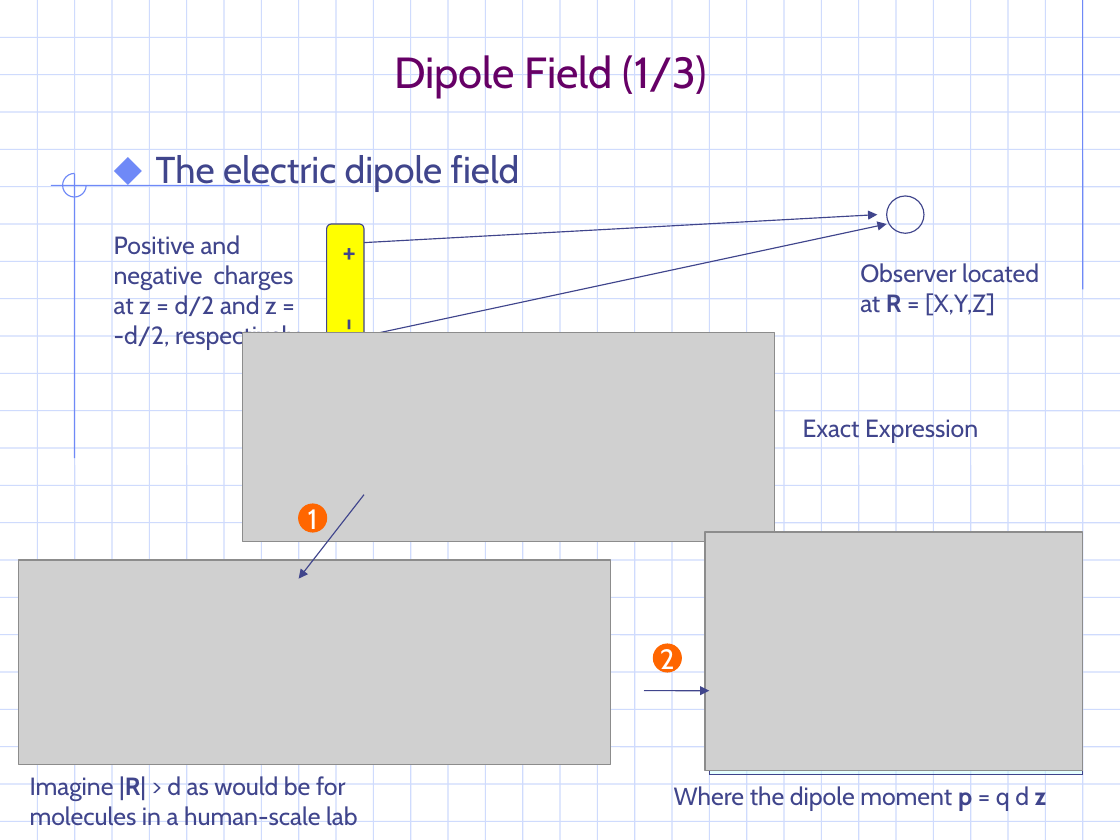
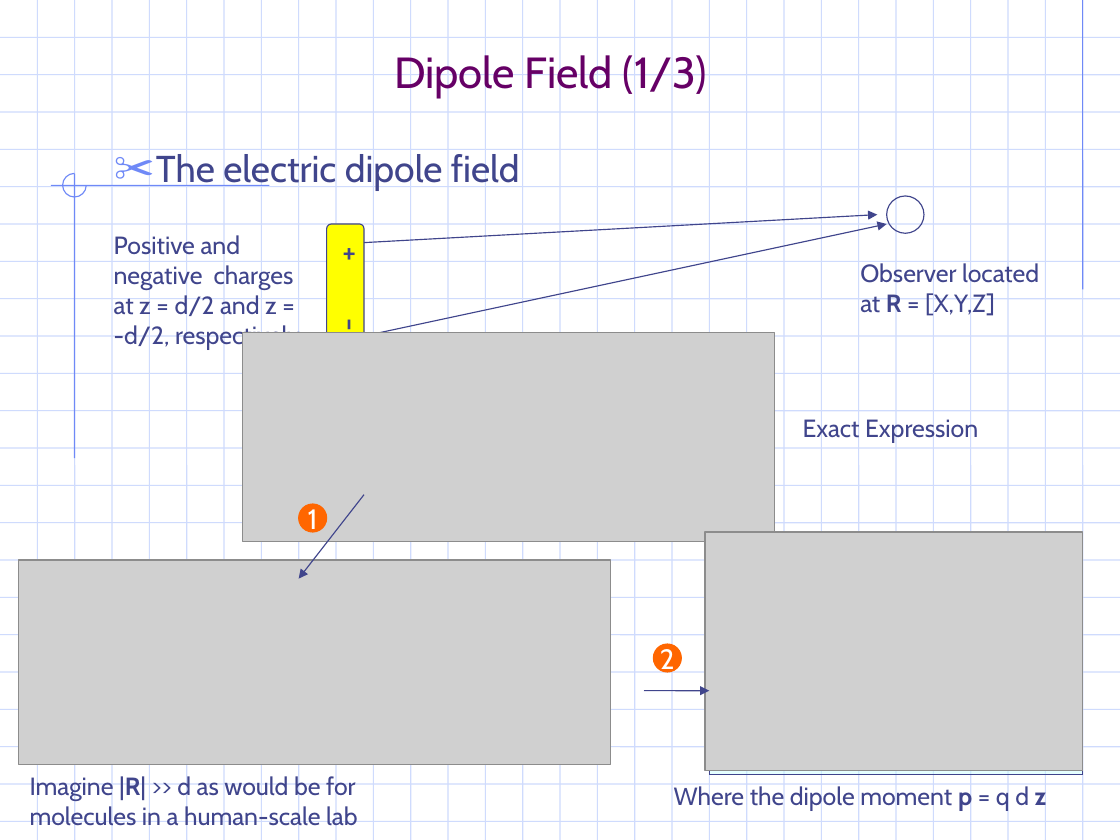
Before and after one commit to gravmath/Projects, a slide deck: slide 40 of PowerPoint/EM_notes.ppt (slide 28 before the commit). Drawn at 1120x840 pixels with LibreOffice and Linux fonts; fonts in the diff are those of the drawing; grey boxes stand for pictures; background and template pictures are left out. Boxes give left, top, right and bottom in pixels: in the first picture for what was removed or moved away, otherwise in the second. Text is boxed around its words. In the diff, an @@ line names an element or a change of style, - is before the commit and + after.

```diff
--- a/PowerPoint/EM_notes.ppt
+++ b/PowerPoint/EM_notes.ppt
@@ text "The electric dipole field" at <box>156,151,520,191</box>: bullet ⬥ to ✂ @@
@@ text at <box>30,775,358,831</box>: text changed @@
-Imagine |R| > d as would be for molecules in a human-scale lab
+Imagine |R| >> d as would be for molecules in a human-scale lab
```
Also in this commit, not shown: 34 other slides changed, 8 slides added, 6 other files.
